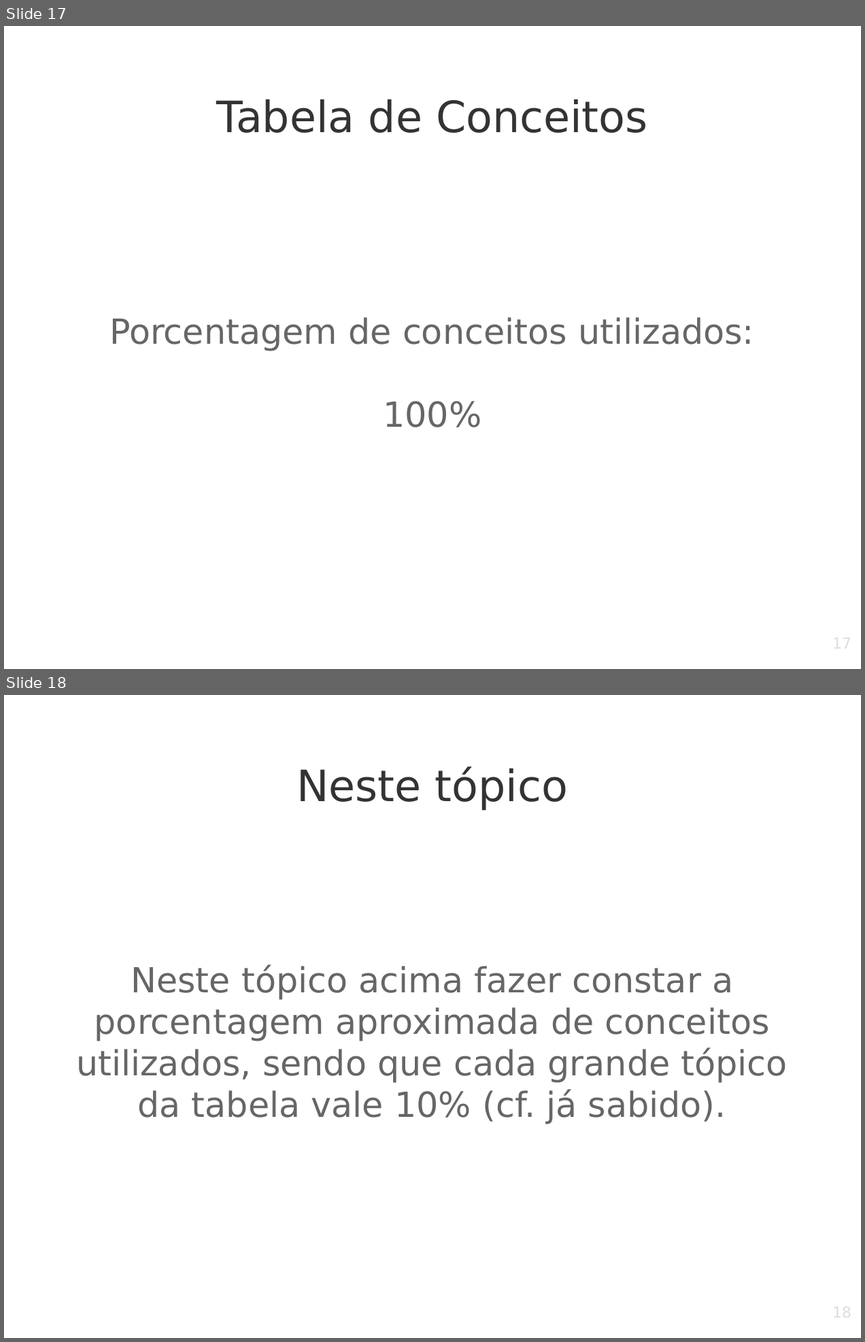
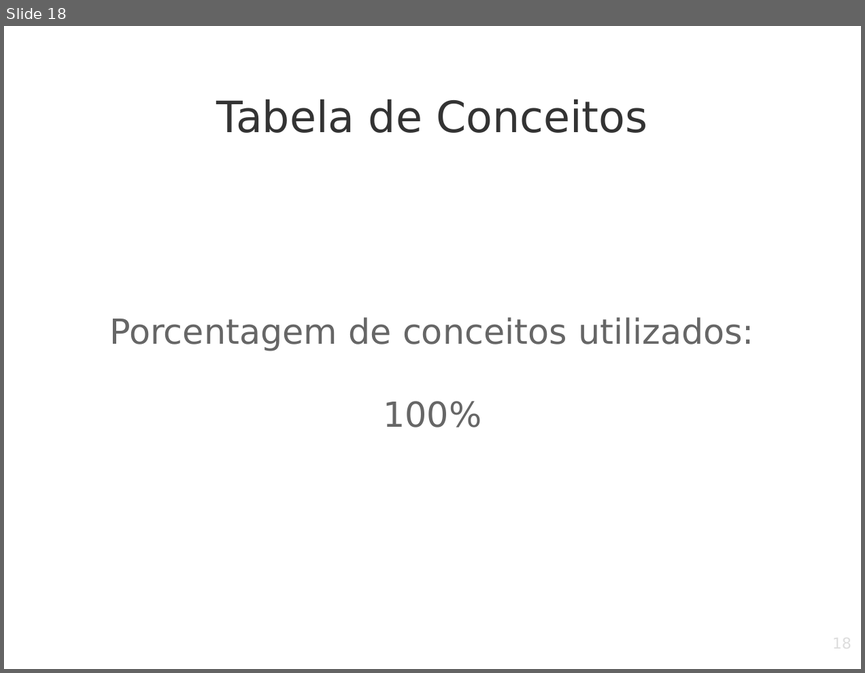
Before and after one commit to LucasEBSkora/jogo-tecnicas, a slide deck: Documents/Apresentação_Slides.odp. Shown one above the other, each under a label of ours: slides 17 and 18 before the commit, slide 18 after it. The pictures are 865x1342 and 865x673 pixels, drawn with LibreOffice and Linux fonts; fonts in the diff are those of the drawing; background and template pictures are left out. Boxes give left, top, right and bottom in pixels: in the first picture for what was removed or moved away, otherwise in the second. Text is boxed around its words. In the diff, an @@ line names an element or a change of style, - is before the commit and + after.

```diff
--- a/Documents/Apresentação_Slides.odp
+++ b/Documents/Apresentação_Slides.odp
@@ slide 18 removed at (4,695,861,1338), background picture (left out) @@
@@ title removed at (297,766,568,810) @@
-Neste tópico
@@ subtitle removed at (76,964,787,1124) @@
-Neste tópico acima fazer constar a porcentagem aproximada de conceitos utilizados, sendo que cada grande tópico da tabela vale 10% (cf. já sabido).
@@ page number removed at (653,1303,852,1338) @@
-18
@@ what was slide 17 is now slide 18 @@
@@ page number at (653,634,852,669): text changed @@
-17
+18
```
Also in this commit, not shown: 5 slides changed, 2 slides added, 4 other files.
